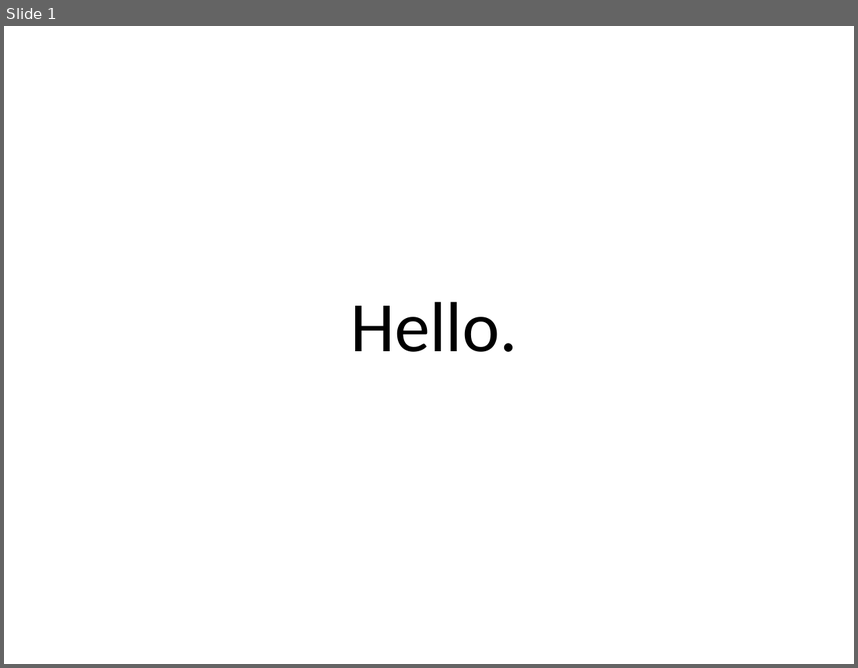
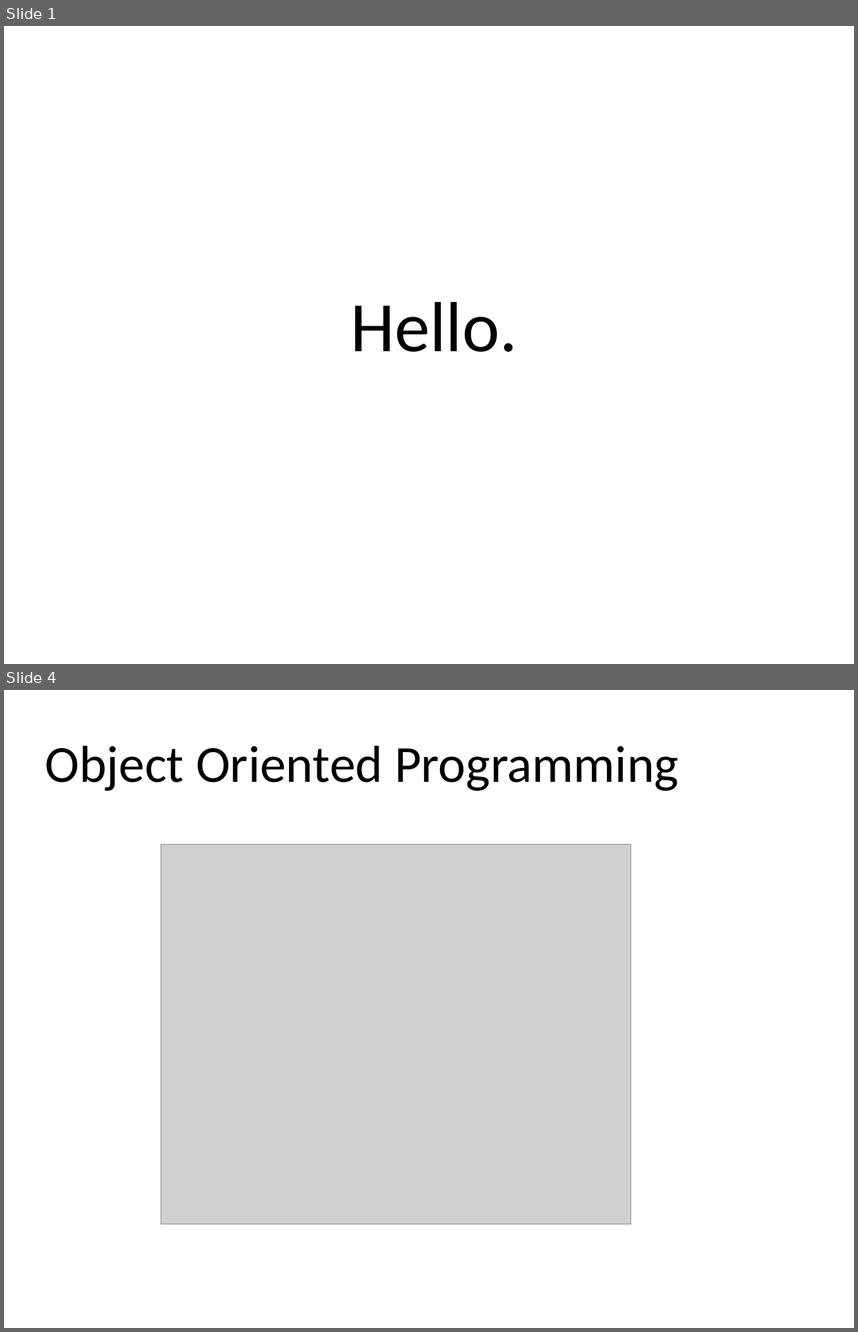
Before and after one commit to Chances-1/Swerve, a slide deck: Java_Class_23rd_Nov.pptx. Shown one above the other, each under a label of ours: slide 1 before the commit, slides 1 and 4 after it; the slides between them are not shown. The pictures are 858x668 and 858x1332 pixels, drawn with LibreOffice and Linux fonts; fonts in the diff are those of the drawing; grey boxes stand for pictures. Boxes give left, top, right and bottom in pixels: in the first picture for what was removed or moved away, otherwise in the second. Text is boxed around its words. In the diff, an @@ line names an element or a change of style, - is before the commit and + after.

```diff
--- a/Java_Class_23rd_Nov.pptx
+++ b/Java_Class_23rd_Nov.pptx
@@ slide 4 added at <box>4,690,854,1328</box>, background #FFFFFF @@
@@ text added at <box>45,745,679,791</box>, 44 pt, text #000000 @@
+Object Oriented Programming
@@ picture added at <box>161,845,631,1224</box> @@
```
Also in this commit, not shown: 9 other slides added, 1 slide removed.
